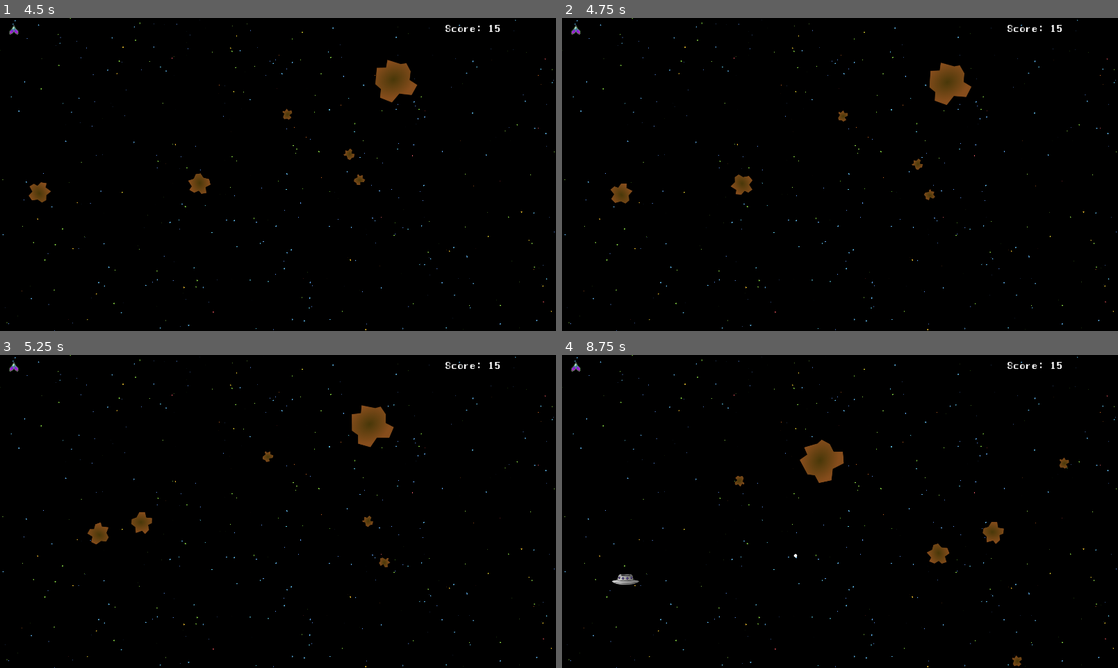
Above: before the commit, frames 1-4 (two rows, left to right).
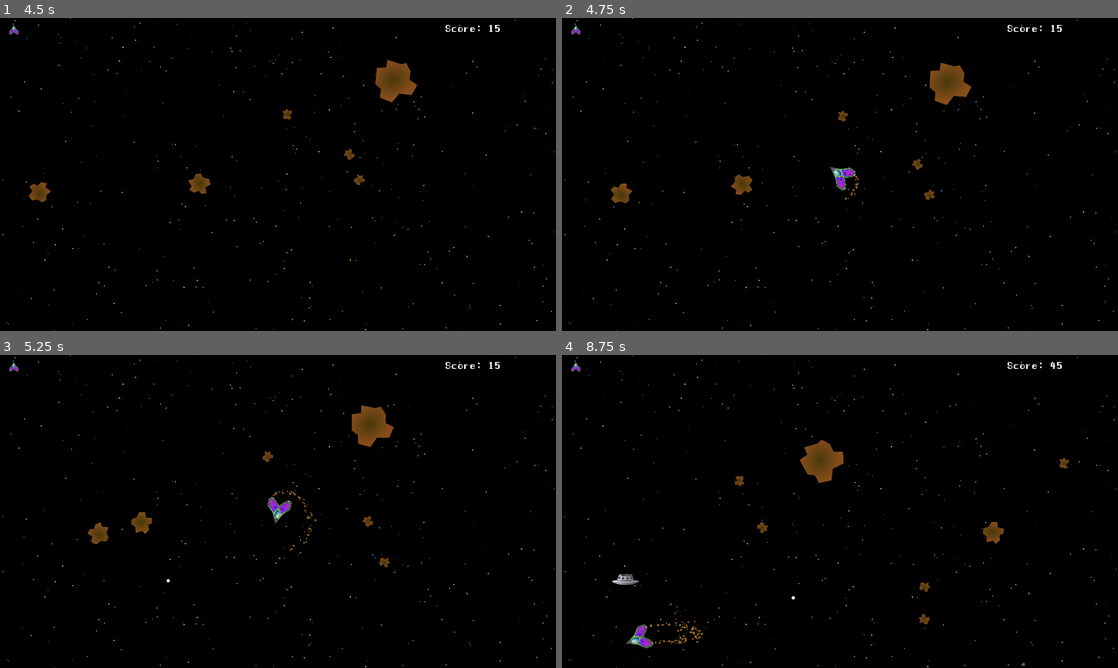
Above: after the commit, the same moments.

Repository: avrame/space-rocks-godot
Game: Godot game, scene res://Scenes/main.tscn
Two runs of this game, one before a commit and one after it. Both use one fixed random seed, a clock stepped at 60 frames per second and the inputs below. Sound files missing from this copy of the repository are replaced by a short silence.
Inputs:
- Up to frame 1 (4.5 s): tap Enter at 0.5 s; hold Right (rotate-right) 0.53-1.28 s; hold Space (fire) 0.53-1.28 s; hold Left (rotate-left) 1.28-2.03 s; tap Space (fire) at 1.35, 2.85, 4.35 s; hold Right (rotate-right) 2.03-2.78 s; hold Space (fire) 2.03-2.78 s; hold Up (thrust) 2.78-3.53 s; hold Space (fire) 3.53-4.28 s; hold Left (rotate-left) from 3.53 s (still down)
- Up to frame 2 (4.75 s): keep holding Left (rotate-left)
- Up to frame 3 (5.25 s): keep holding Left (rotate-left); hold Space (fire) from 5.03 s (still down)
- Up to frame 4 (8.75 s): release Left (rotate-left) at 5.78 s; release Space (fire) at 5.78 s; hold Right (rotate-right) 5.78-6.53 s; tap Space (fire) at 5.85, 7.35 s; hold Up (thrust) 6.53-7.28 s; hold Space (fire) 6.53-7.28 s; hold Right (rotate-right) 7.28-8.03 s; hold Left (rotate-left) from 8.03 s (still down); hold Space (fire) from 8.03 s (still down)

Frame 1 is identical in both runs. In frame 2, 0.2% of the frame differs, in the area x 48-54%, y 47-58%; in frame 3, 0.2%; in frame 4, 0.7%, in the area x 11-89%, y 2-100%.

Commit message:
Player checks for enemy position when respawning

Diff:
--- a/Scripts/asteroid.gd
+++ b/Scripts/asteroid.gd
@@ -49,18 +49,21 @@
 	match size:
 		Size.LARGE:
 			Score.increase_score(5)
+			Input.start_joy_vibration(0, 0.75, 0.75, .3)
 			for i in 3:
 				var medium_asteroid = asteroid_medium_scene.instantiate()
 				medium_asteroid.transform = global_transform
 				get_parent().add_child(medium_asteroid)
 		Size.MEDIUM:
 			Score.increase_score(10)
+			Input.start_joy_vibration(0, 0.5, 0.5, .2)
 			for i in 3:
 				var small_asteroid = asteroid_small_scene.instantiate()
 				small_asteroid.transform = global_transform
 				get_parent().add_child(small_asteroid)
 		Size.SMALL:
 			Score.increase_score(20)
+			Input.start_joy_vibration(0, 0.25, 0.25, .1)
 
 func _on_explosion_finished() -> void:
 	var asteroids = get_tree().get_nodes_in_group("Asteroids")
--- a/Scripts/enemy_ship.gd
+++ b/Scripts/enemy_ship.gd
@@ -46,6 +46,7 @@
 	$ChangeDirectionTimer.start()
 
 func explode():
+	Input.start_joy_vibration(0, 0.75, 0.75, .3)
 	exploding = true
 	$Sprite2D.visible = false
 	$EngineNoise.stop()
@@ -60,10 +61,11 @@
 
 
 func _fire_gun() -> void:
-	$GunMarker.look_at(PlayerShip.position)
-	var aim_error = randf_range(-PI/8, PI/8)
-	$GunMarker.rotate(aim_error)
-	$PewPewSound.play()
-	var bullet = enemy_bullet_scene.instantiate()
-	bullet.transform = $GunMarker.global_transform
-	get_parent().add_child(bullet)
+	if PlayerShip:
+		$GunMarker.look_at(PlayerShip.position)
+		var aim_error = randf_range(-PI/8, PI/8)
+		$GunMarker.rotate(aim_error)
+		$PewPewSound.play()
+		var bullet = enemy_bullet_scene.instantiate()
+		bullet.transform = $GunMarker.global_transform
+		get_parent().add_child(bullet)
--- a/Scripts/space_ship.gd
+++ b/Scripts/space_ship.gd
@@ -5,7 +5,7 @@
 const THRUST_SPEED = 10.0
 const FRICTION = .99
 const MAX_SPEED = 1000.0
-const MIN_DISTANCE_FROM_ASTEROID = 300
+const MIN_DISTANCE_FROM_ASTEROID_OR_ENEMY = 250
 var init_position
 var init_rotation
 var sprite_width
@@ -46,6 +46,7 @@
 			left_engine_stream.emitting = true
 
 	if thrust_input != 0:
+		Input.start_joy_vibration(0, 0.5, 0.25, .1)
 		velocity += thrust_input * Vector2.UP.rotated(rotation) * THRUST_SPEED
 		velocity = velocity.limit_length(MAX_SPEED)
 		left_engine_stream.emitting = true
@@ -78,6 +79,7 @@
 	print(event)
 
 func explode():
+	Input.start_joy_vibration(0, 0, 1, .3)
 	exploding = true
 	left_engine_stream.emitting = false
 	right_engine_stream.emitting = false
@@ -94,7 +96,7 @@
 func _on_respawn_timer_timeout() -> void:
 	if game_over_node.visible:
 		queue_free()
-	if asteroids_too_close():
+	if asteroids_or_enemy_too_close():
 		$RespawnTimer.start()
 		return
 	position = init_position
@@ -103,10 +105,14 @@
 	exploding = false
 
 
-func asteroids_too_close():
+func asteroids_or_enemy_too_close():
 	var asteroids = get_tree().get_nodes_in_group("Asteroids")
+	var enemies = get_tree().get_nodes_in_group("EnemyShips")
 	for asteroid in asteroids:
-		if global_position.distance_to(asteroid.global_position) < MIN_DISTANCE_FROM_ASTEROID:
+		if global_position.distance_to(asteroid.global_position) < MIN_DISTANCE_FROM_ASTEROID_OR_ENEMY:
+			return true
+	for enemy in enemies:
+		if global_position.distance_to(enemy.global_position) < MIN_DISTANCE_FROM_ASTEROID_OR_ENEMY:
 			return true
 	return false
 
Not shown, changed: DEV_LOG.md
